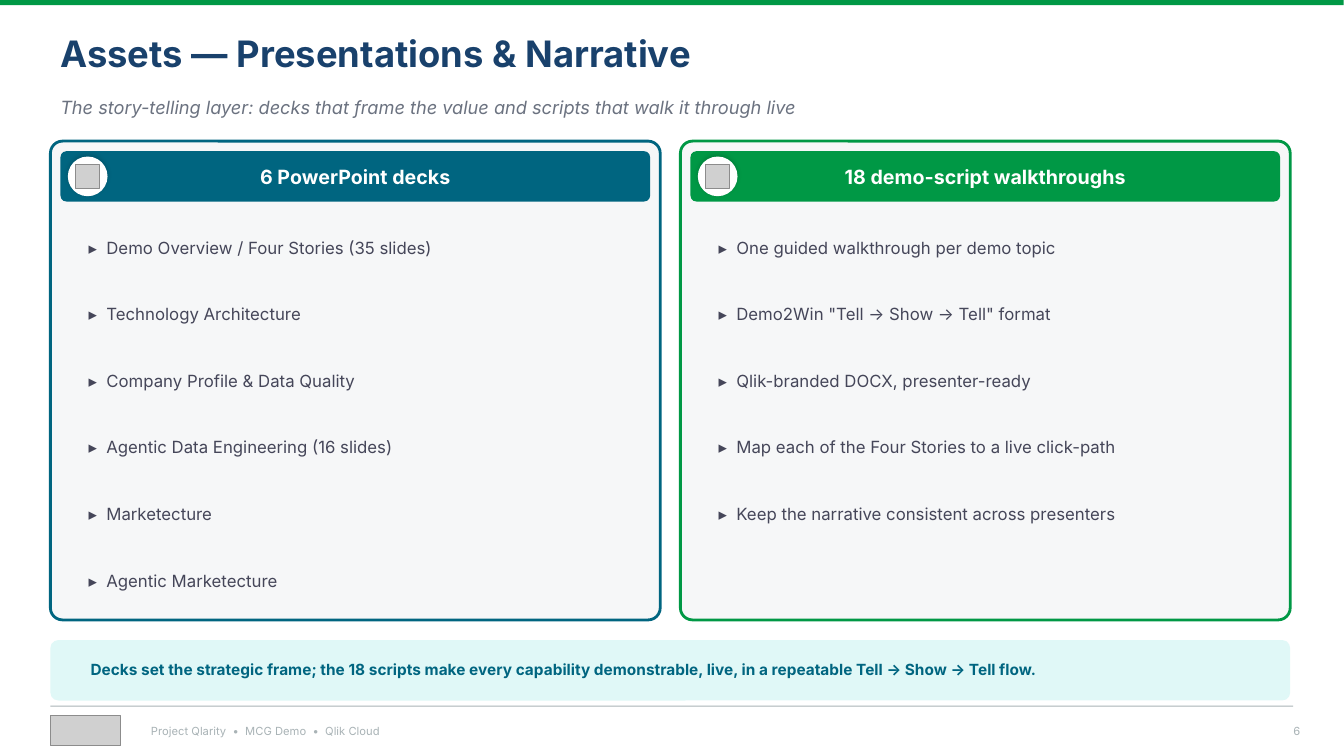
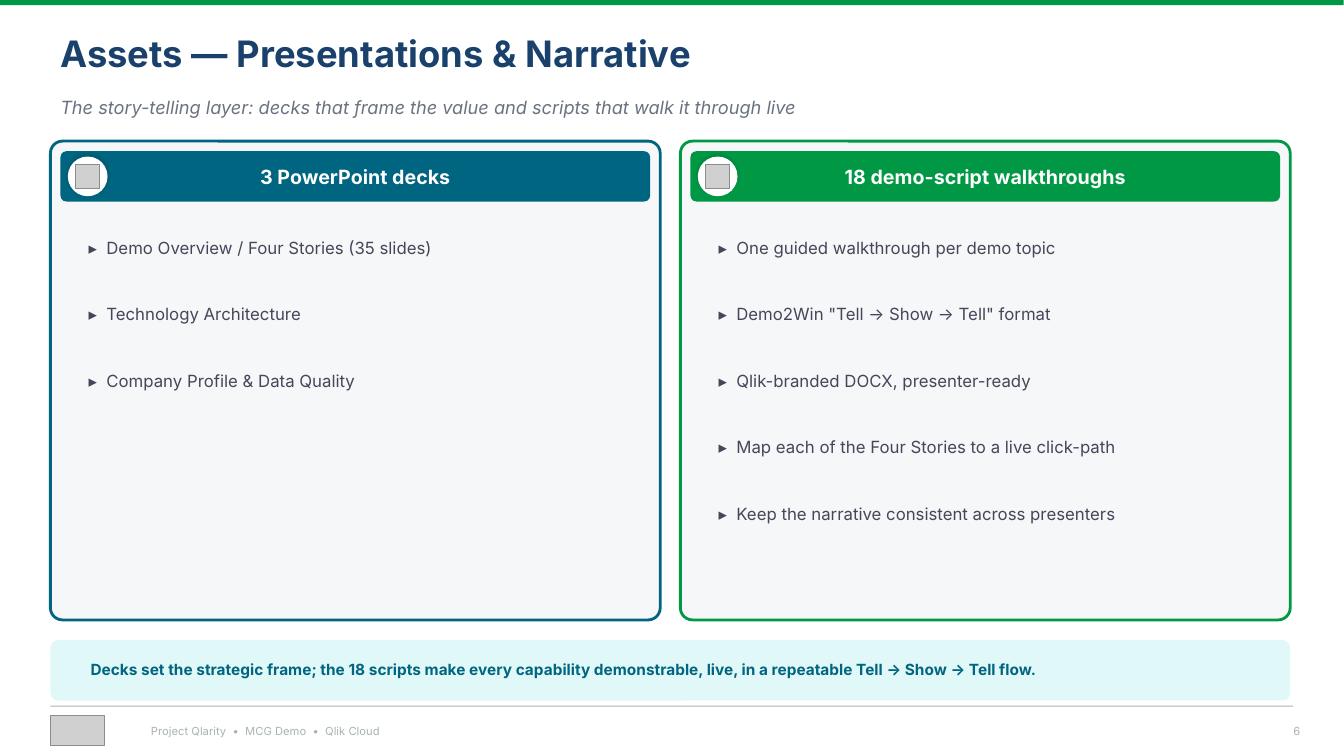
Before and after one commit to robertschoenfeldqlik/meridan_retail_group_qlik_demo_assets, a slide deck: slide 6 of MCG_Project_Qlarity_Summary.pptx. Drawn at 1344x756 pixels with LibreOffice and Linux fonts; fonts in the diff are those of the drawing; grey boxes stand for pictures. Boxes give left, top, right and bottom in pixels: in the first picture for what was removed or moved away, otherwise in the second. Text is boxed around its words. In the diff, an @@ line names an element or a change of style, - is before the commit and + after.

```diff
--- a/MCG_Project_Qlarity_Summary.pptx
+++ b/MCG_Project_Qlarity_Summary.pptx
@@ text at [260, 169, 450, 185]: text changed @@
-6 PowerPoint decks
+3 PowerPoint decks
@@ text removed at [106, 440, 392, 457] @@
-▸ Agentic Data Engineering (16 slides)
@@ text removed at [106, 508, 212, 520] @@
-▸ Marketecture
@@ text removed at [106, 574, 278, 591] @@
-▸ Agentic Marketecture
@@ picture: place and size @@
-picture at [50, 716, 121, 746]
+picture at [50, 716, 105, 746]
```
Also in this commit, not shown: 12 other slides changed, 7 other files.
